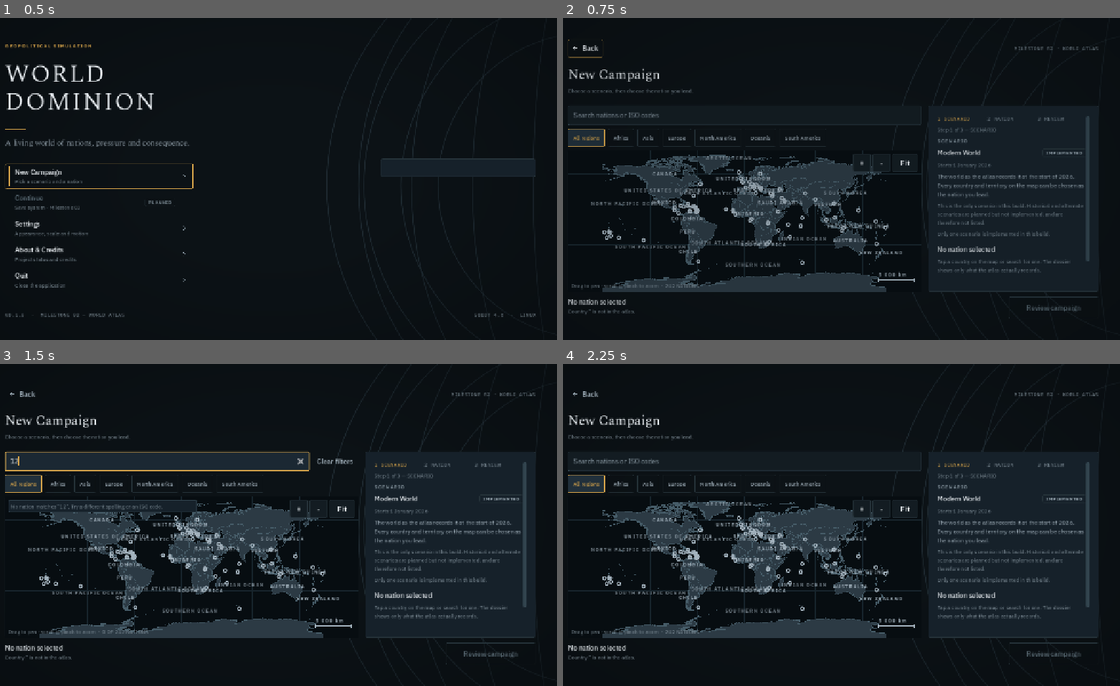
Above: before the commit, frames 1-4 (two rows, left to right).
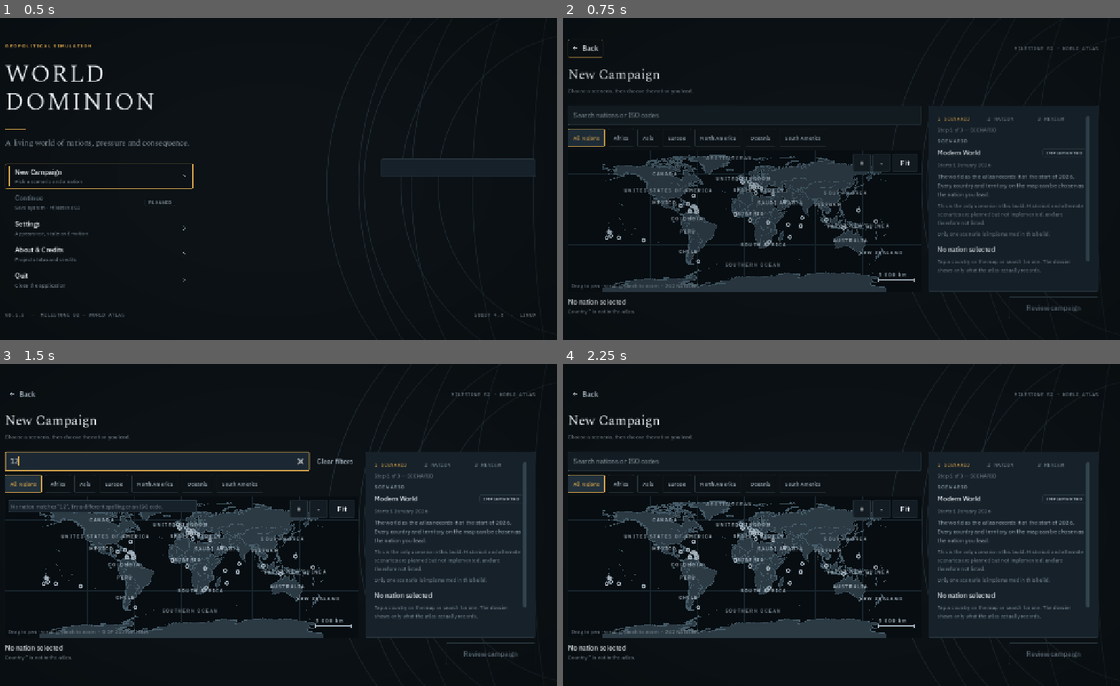
Above: after the commit, the same moments.

Repository: afnan0356/world-dominion
Game: Godot game, scene res://src/app/main.tscn
Two runs of this game, one before a commit and one after it. Both use one fixed random seed, a clock stepped at 60 frames per second and the inputs below.
Inputs (mouse positions are in pixels of both pictures, inside the frame that each line leads up to):
- Up to frame 1 (0.5 s): no input
- Up to frame 2 (0.75 s): click (663, 175) at 0.5 s
- Up to frame 3 (1.5 s): click (183, 460) at 1.27 s; type "12" at 1.35 s
- Up to frame 4 (2.25 s): click "Clear filters" at 2 s

Frame 1 is identical in both runs. In frame 2, 0.6% of the frame differs, in the area x 5-59%, y 47-77%; in frame 3, 0.6%; in frame 4, 0.6%.

Commit message:
M02: marker cap, label-collision-aware ocean names, assist fallback before first draw
Co-authored-by: arena-agent <297053741+arena-agent@users.noreply.github.com>

Diff:
--- a/src/ui/map/world_map_view.gd
+++ b/src/ui/map/world_map_view.gd
@@ -36,6 +36,8 @@
 ## Below this on-screen size a country also gets a small marker, so a player can
 ## see that there is something to select at all.
 const TINY_MARKER_PX := 6.0
+## Cap on marker rings, so a world view cannot turn into a field of circles.
+const TINY_MARKER_LIMIT := 48
 ## Mean kilometres per degree of latitude; also used for the scale bar.
 const KILOMETRES_PER_DEGREE := 111.32
 ## The ratio between these two must exceed 2.5 so that one of 1/2/5 × 10^n always
@@ -71,6 +73,7 @@
 var _pinch_distance := 0.0
 var _last_hover_ms := 0
 var _visible_ids: PackedStringArray = []
+var _label_rects: Array[Rect2] = []
 var _label_font: Font
 var _label_size := 11
 
@@ -163,7 +166,10 @@
 func _nearest_small_country(point: Vector2) -> String:
 	var best_id := ""
 	var best_distance := SNAP_RADIUS_PX
-	for country_id: String in _visible_ids:
+	# `_visible_ids` is filled by the last draw; if a tap somehow arrives first,
+	# ask the atlas instead of silently losing the assist.
+	var candidates := _visible_ids if not _visible_ids.is_empty() else visible_country_ids()
+	for country_id: String in candidates:
 		var bbox := atlas.geometry.bbox_of(country_id)
 		var screen_size := bbox.size * camera.zoom
 		if maxf(screen_size.x, screen_size.y) > SNAP_MAX_SHAPE_PX:
@@ -380,12 +386,17 @@
 		return
 	var colour := _color(Palette.KEY_MAP_LABEL)
 	var accent := _color(Palette.KEY_ACCENT)
+	var drawn := 0
 	for country_id: String in _visible_ids:
+		if drawn >= TINY_MARKER_LIMIT:
+			break
+		var record: CountryRecord = atlas.registry.get_country(country_id)
+		if country_id != _selected_id and (record == null or not record.has_label):
+			continue
 		var bbox := atlas.geometry.bbox_of(country_id)
 		var screen_size := bbox.size * camera.zoom
 		if maxf(screen_size.x, screen_size.y) > TINY_MARKER_PX:
 			continue
-		var record: CountryRecord = atlas.registry.get_country(country_id)
 		var anchor := camera.world_to_screen(bbox.get_center())
 		if record != null and record.has_label:
 			anchor = camera.world_to_screen(record.label)
@@ -393,14 +404,16 @@
 				or anchor.y > size.y + 24.0:
 			continue
 		var selected := country_id == _selected_id
+		drawn += 1
 		draw_arc(anchor, 5.0 if selected else 3.5, 0.0, TAU, 12,
 				accent if selected else colour, 1.5, true)
 		if selected:
 			draw_arc(anchor, 9.0, 0.0, TAU, 16, accent, 1.0, true)
 
 
-## Ocean names at world zoom only. They sit under the country labels in the draw
-## order and are skipped when they would collide with one.
+## Ocean names at world zoom only. They are drawn after the country labels, so
+## each one is skipped when it would overlap a label that is already placed: an
+## ocean name is orientation, a country name is information.
 func _draw_ocean_labels() -> void:
 	if _label_font == null or camera.zoom_ratio() > OCEAN_LABEL_ZOOM:
 		return
@@ -415,12 +428,22 @@
 				_label_size)
 		if anchor.x - text_size.x * 0.5 < 2.0 or anchor.x + text_size.x * 0.5 > size.x - 2.0:
 			continue
+		var rect := Rect2(anchor - Vector2(text_size.x * 0.5, text_size.y * 0.5), text_size)
+		if _overlaps_label(rect):
+			continue
 		draw_string(_label_font, anchor - Vector2(text_size.x * 0.5, 0.0), text,
 				HORIZONTAL_ALIGNMENT_LEFT, -1, _label_size, colour)
 
 
 ## Scale bar, bottom right. Screen space, so it is independent of the camera
 ## transform and always exactly as long as the distance it claims.
+func _overlaps_label(rect: Rect2) -> bool:
+	for placed: Rect2 in _label_rects:
+		if placed.grow(4.0).intersects(rect):
+			return true
+	return false
+
+
 func _draw_scale_bar() -> void:
 	var bar := scale_bar()
 	if bar.is_empty():
@@ -448,7 +471,8 @@
 	if font == null:
 		return
 	var colour := _color(Palette.KEY_MAP_LABEL)
-	var placed: Array[Rect2] = []
+	var placed: Array[Rect2] = _label_rects
+	placed.clear()
 	var max_rank := 2
 	var ratio := camera.zoom_ratio()
 	if ratio > 6.0:
